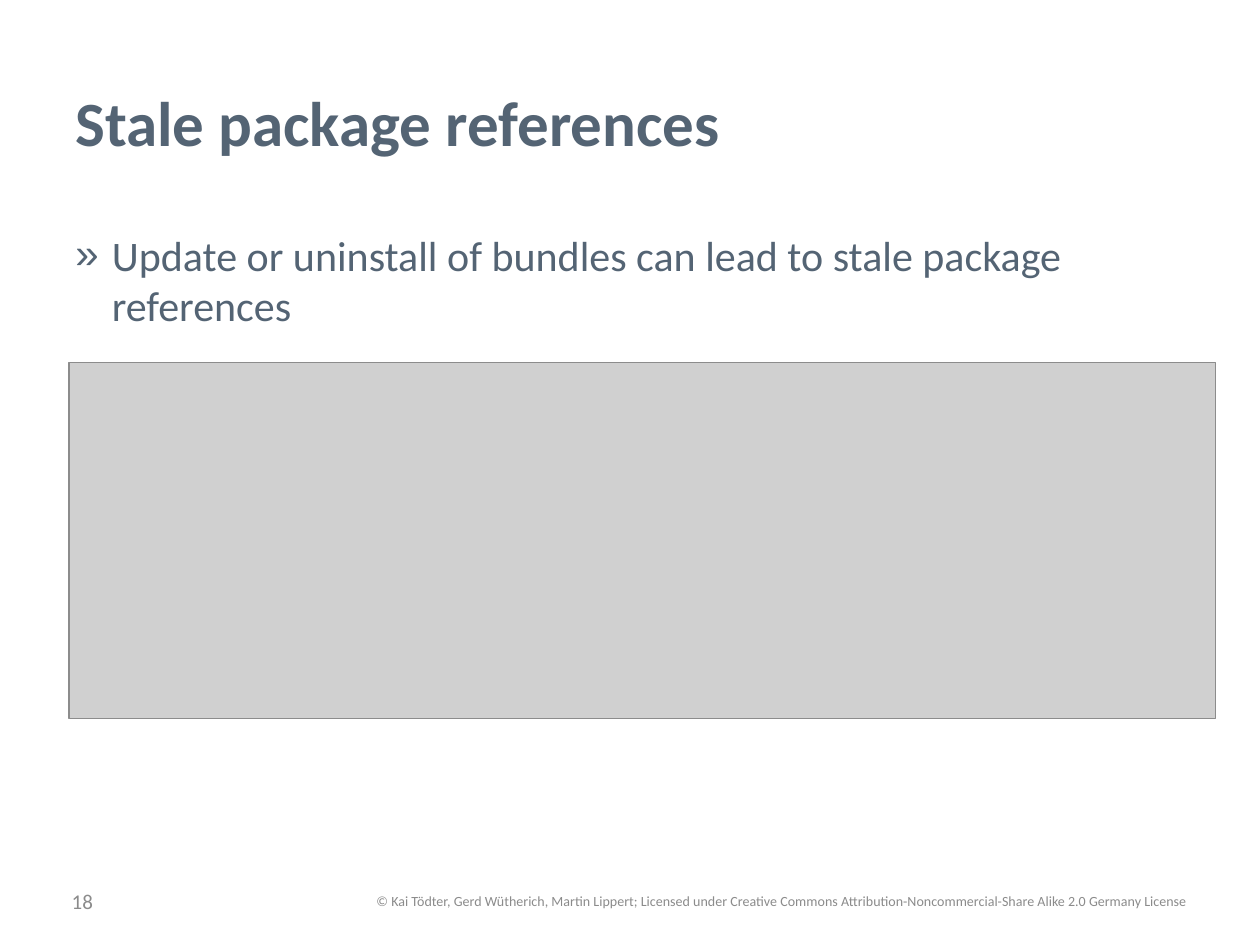
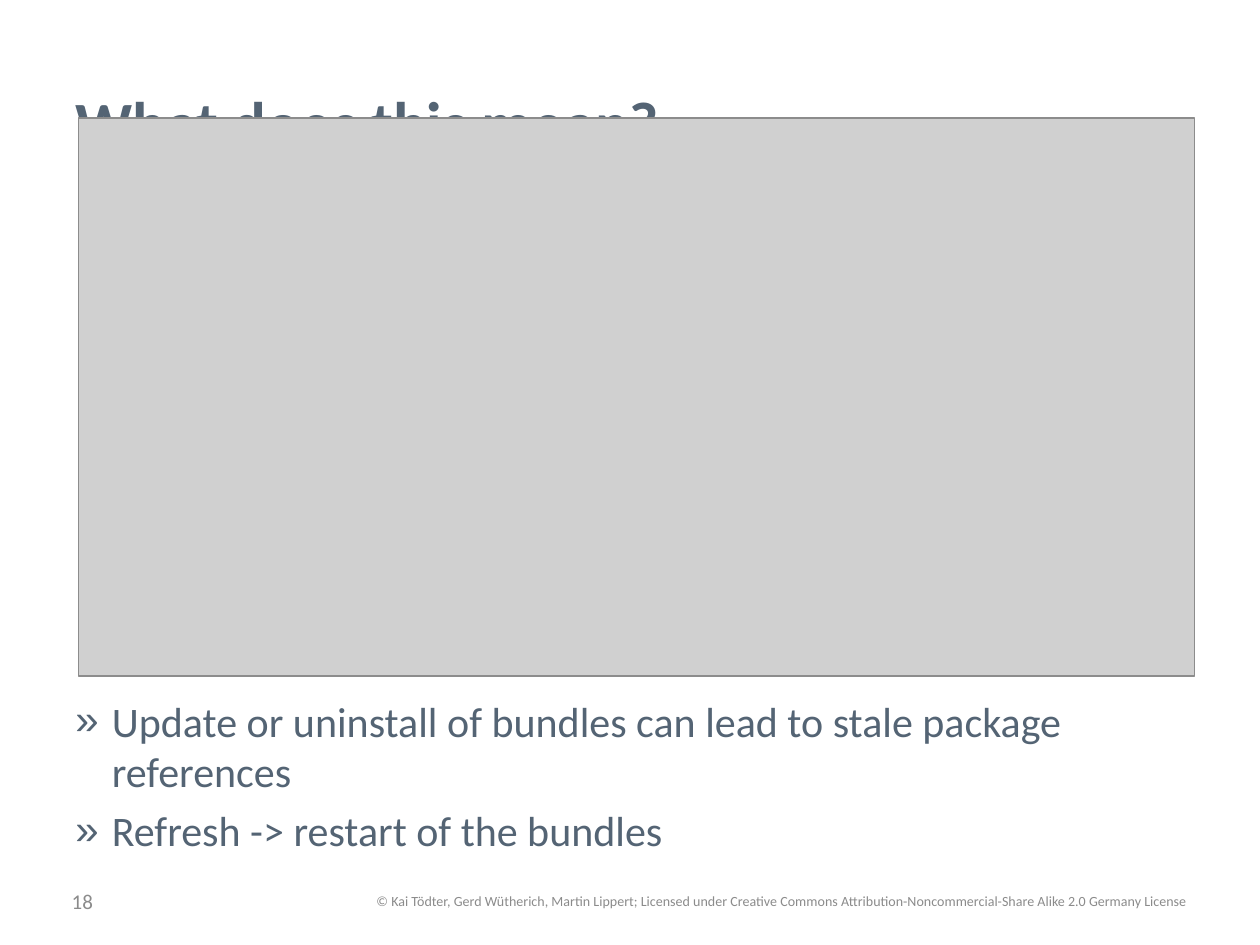
Before and after one commit to osgi-forks/osgi-person-manager, a slide deck: slide 18 of presentations/Patterns and Best Practices for dynamic OSGi Applications.pptx. Drawn at 1260x945 pixels with LibreOffice and Linux fonts; fonts in the diff are those of the drawing; grey boxes stand for pictures; background and template pictures are left out. Boxes give left, top, right and bottom in pixels: in the first picture for what was removed or moved away, otherwise in the second. Text is boxed around its words. In the diff, an @@ line names an element or a change of style, - is before the commit and + after.

```diff
--- a/presentations/Patterns and Best Practices for dynamic OSGi Applications.pptx
+++ b/presentations/Patterns and Best Practices for dynamic OSGi Applications.pptx
@@ title at [75, 93, 659, 161]: text changed @@
-Stale package references
+What does this mean?
@@ picture: place and size @@
-picture at [69, 363, 1216, 719]
+picture at [78, 118, 1193, 677]
@@ text "Update or uninstall of bundles ...": place and size @@
-text "Update or uninstall of bundles ..." at [112, 242, 1061, 322]
+text "Update or uninstall of bundles ..." at [112, 708, 1061, 847]
@@ text at [112, 817, 662, 847]: paragraph added @@
+» Refresh -> restart of the bundles
```
Also in this commit, not shown: 13 other slides changed, 2 slides added, 5 slides removed.
